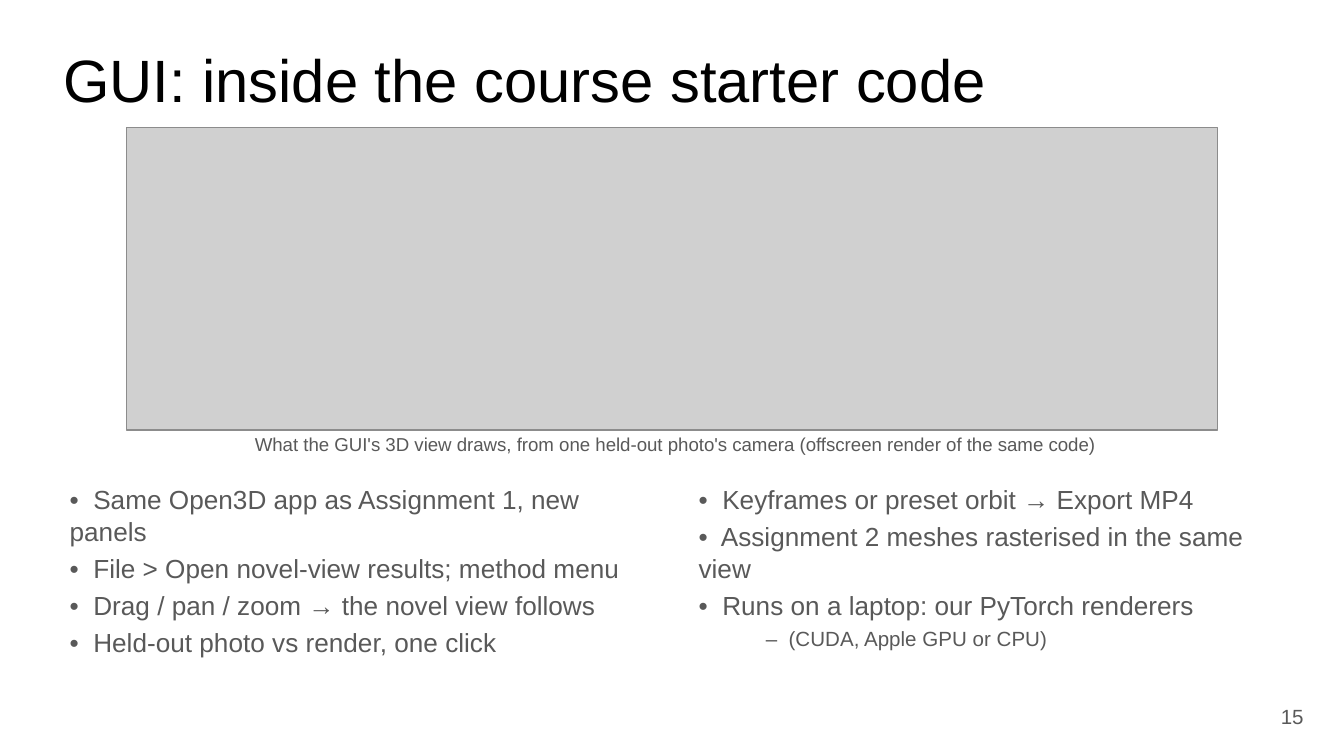
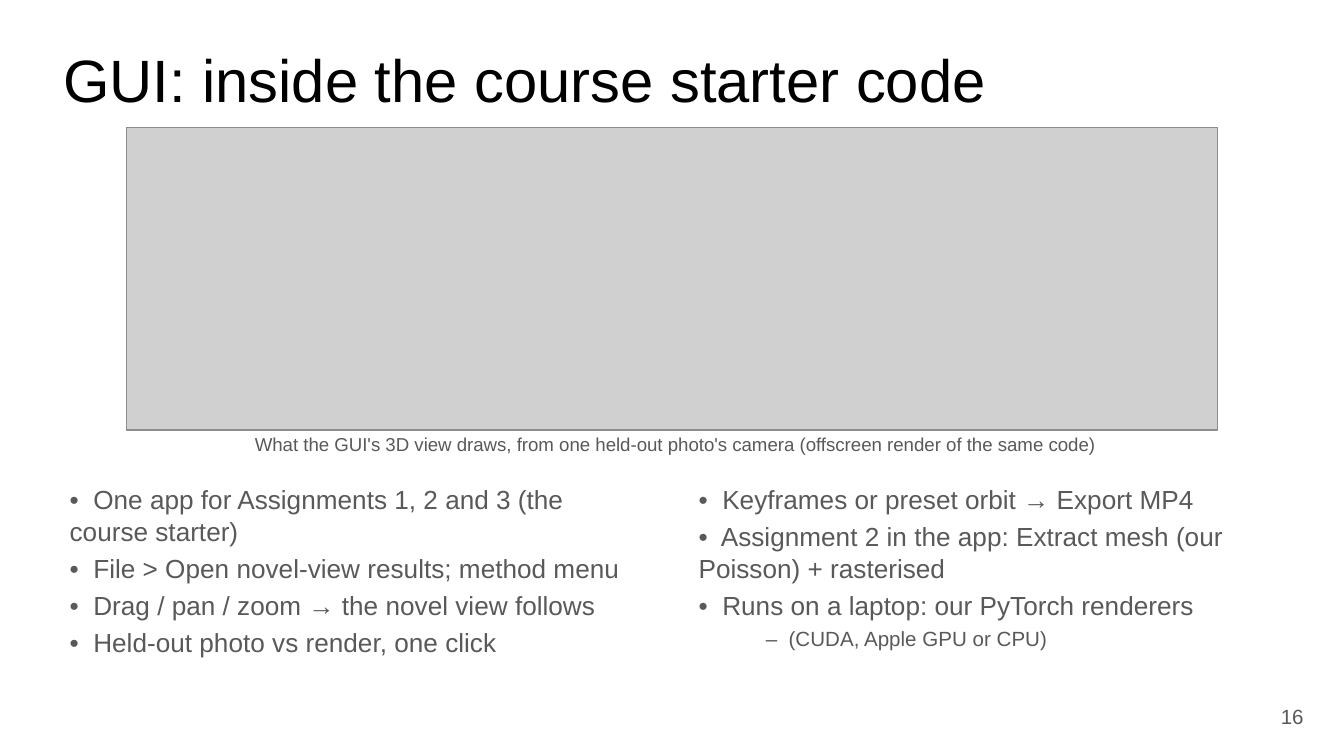
Before and after one commit to anas2908/cv802_assignment_3, a slide deck: slide 16 of docs/slides/CV802_SP3_novel_view_synthesis.pptx (slide 15 before the commit). Drawn at 1344x756 pixels with LibreOffice and Linux fonts; fonts in the diff are those of the drawing; grey boxes stand for pictures. Boxes give left, top, right and bottom in pixels: in the first picture for what was removed or moved away, otherwise in the second. Text is boxed around its words. In the diff, an @@ line names an element or a change of style, - is before the commit and + after.

Commit message:
NeRF; Gaussians start from random points (images + cameras only), point-cloud start kept as ablation; Sub-project 2 Poisson in the GUI; renderer fixes; report and slides updated

```diff
--- a/docs/slides/CV802_SP3_novel_view_synthesis.pptx
+++ b/docs/slides/CV802_SP3_novel_view_synthesis.pptx
@@ text at bbox=[70, 490, 563, 547]: text changed @@
-• Same Open3D app as Assignment 1, new panels
+• One app for Assignments 1, 2 and 3 (the course starter)
@@ text at bbox=[699, 527, 1223, 584]: text changed @@
-• Assignment 2 meshes rasterised in the same view
+• Assignment 2 in the app: Extract mesh (our Poisson) + rasterised
@@ text at bbox=[1281, 709, 1304, 724]: text changed @@
-15
+16
```
Also in this commit, not shown: 13 other slides changed, 1 slide added, 45 other files.
